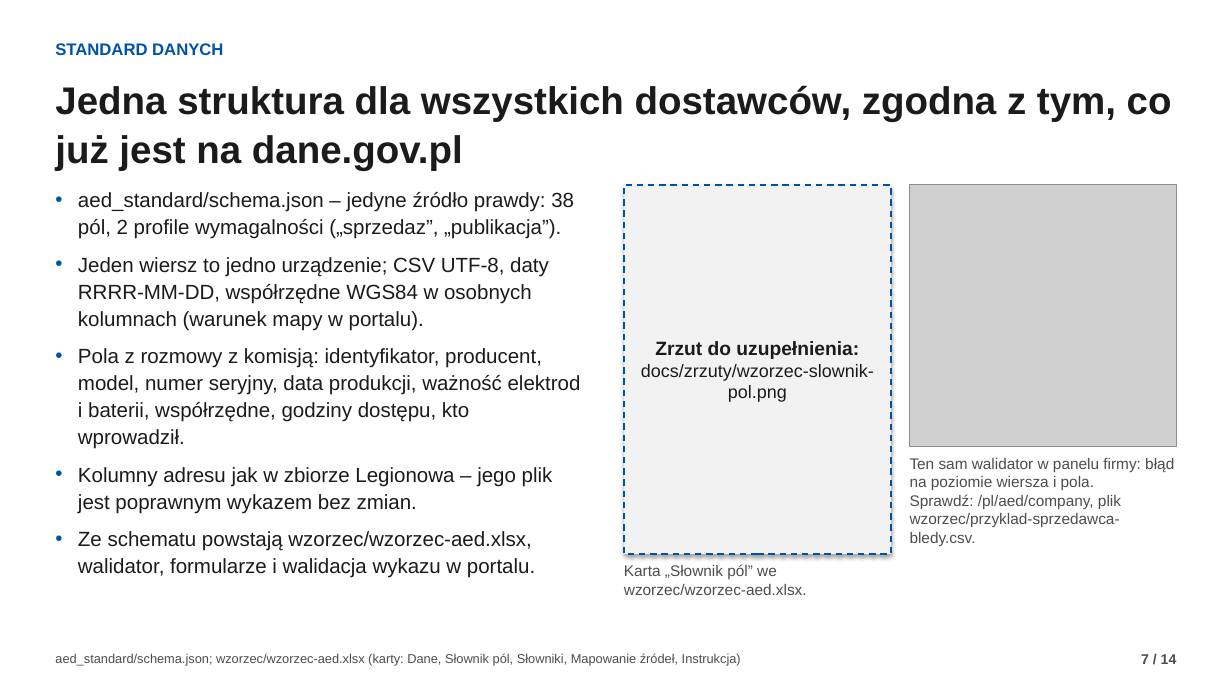
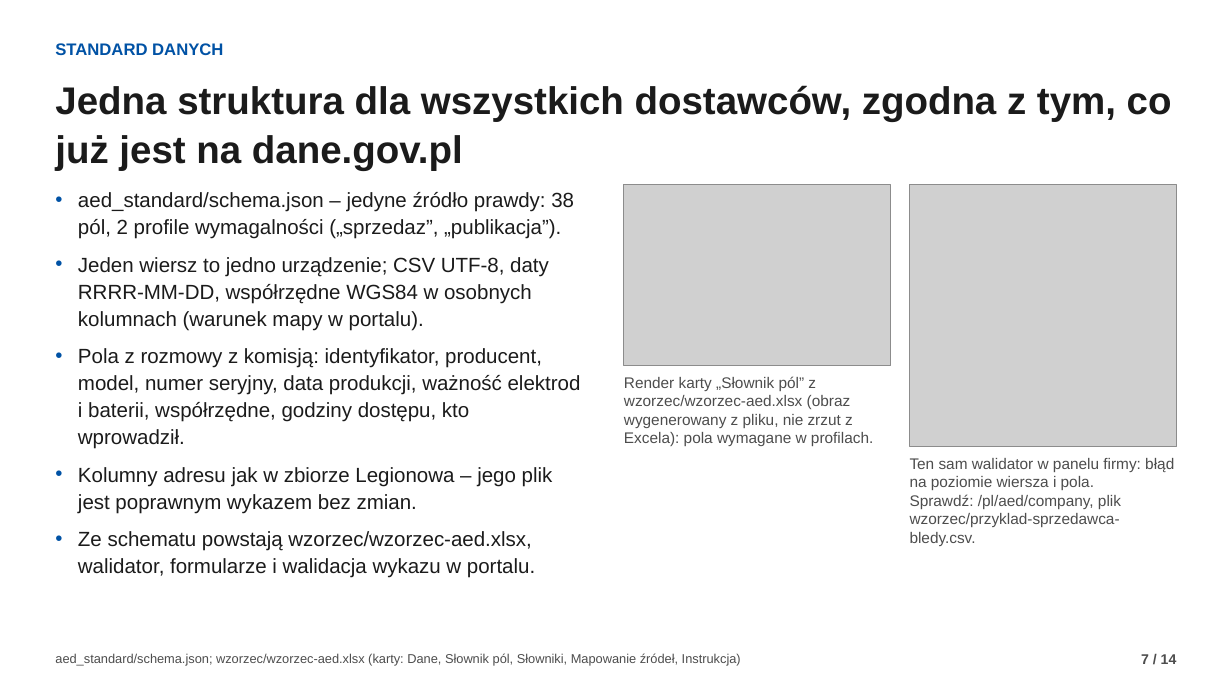
Before and after one commit to fidok15/AED, a slide deck: slide 7 of docs/prezentacja/misja-aed.pptx. Drawn at 1232x693 pixels with LibreOffice and Linux fonts; fonts in the diff are those of the drawing; grey boxes stand for pictures. Boxes give left, top, right and bottom in pixels: in the first picture for what was removed or moved away, otherwise in the second. Text is boxed around its words. In the diff, an @@ line names an element or a change of style, - is before the commit and + after.

Commit message:
docs: documents say only what was run - fixes after the Codex juror evaluation
- overclaims removed (daily merge, public address, reminders by e-mail, one-minute confirmation)
- one deployment status, slide count and presentation path everywhere; harvester 1.14 state
- TODO rewritten: for the agent, for people, campaign, decisions; decisions of 22.11 recorded in CLAUDE.md
- Codex evaluation reports in docs/ewaluacja-codex/; dictionary sheet render for the deck

```diff
--- a/docs/prezentacja/misja-aed.pptx
+++ b/docs/prezentacja/misja-aed.pptx
@@ rectangle removed at <box>624,185,891,555</box> @@
-Zrzut do uzupełnienia:
-docs/zrzuty/wzorzec-slownik-pol.png
@@ picture added at <box>624,185,891,366</box> @@
@@ text at <box>624,376,873,446</box>: text changed @@
-Karta „Słownik pól” we wzorzec/wzorzec-aed.xlsx.
+Render karty „Słownik pól” z wzorzec/wzorzec-aed.xlsx (obraz wygenerowany z pliku, nie zrzut z Excela): pola wymagane w profilach.
```
Also in this commit, not shown: 10 other slides changed, 14 other files.
